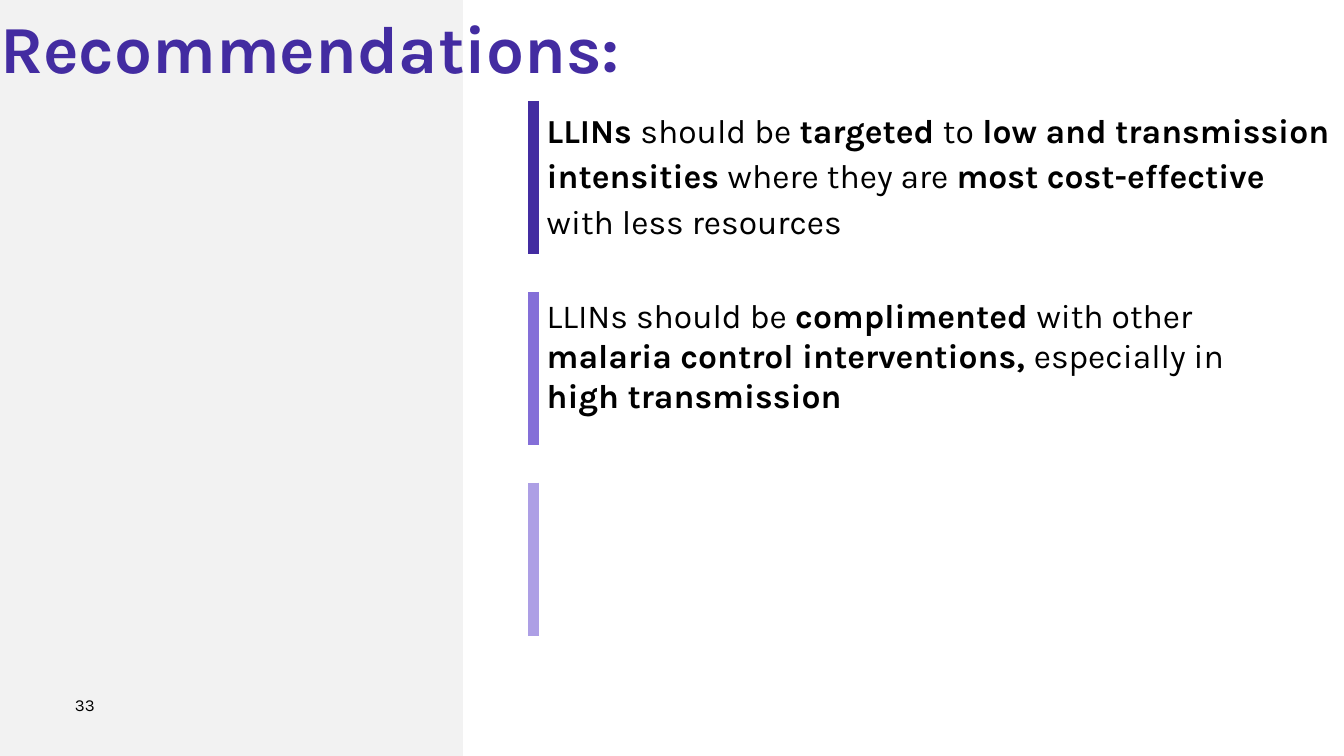
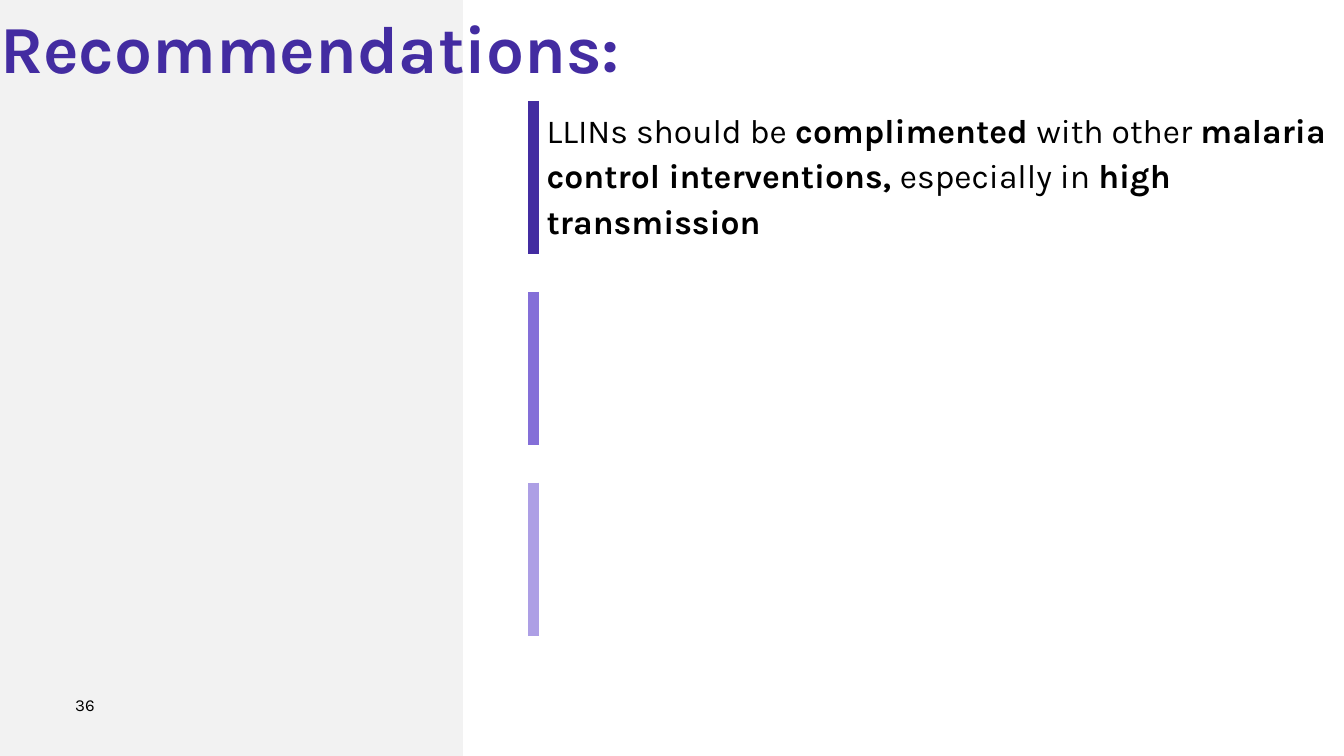
Before and after one commit to zenabusuboi/MySWISS-TPH, a slide deck: slide 36 of ZenabuPhD/COMMUNITY PROTECTION/PRESENTATIONS/CommProt_Presentation4_AnnualCommitteeMeeting2_2026.pptx (slide 33 before the commit). Drawn at 1344x756 pixels with LibreOffice and Linux fonts; fonts in the diff are those of the drawing; background and template pictures are left out. Boxes give left, top, right and bottom in pixels: in the first picture for what was removed or moved away, otherwise in the second. Text is boxed around its words. In the diff, an @@ line names an element or a change of style, - is before the commit and + after.

```diff
--- a/ZenabuPhD/COMMUNITY PROTECTION/PRESENTATIONS/CommProt_Presentation4_AnnualCommitteeMeeting2_2026.pptx
+++ b/ZenabuPhD/COMMUNITY PROTECTION/PRESENTATIONS/CommProt_Presentation4_AnnualCommitteeMeeting2_2026.pptx
@@ text at [547,119,1325,235]: text changed @@
-LLINs should be targeted to low and transmission intensities where they are most cost-effective with less resources
+LLINs should be complimented with other malaria control interventions, especially in high transmission
@@ text removed at [547,304,1224,417] @@
-LLINs should be complimented with other malaria control interventions, especially in high transmission
@@ page number at [75,700,95,711]: text changed @@
-33
+36
```
Also in this commit, not shown: 17 other slides changed, 8 slides added, 3 slides removed, 45 other files.
